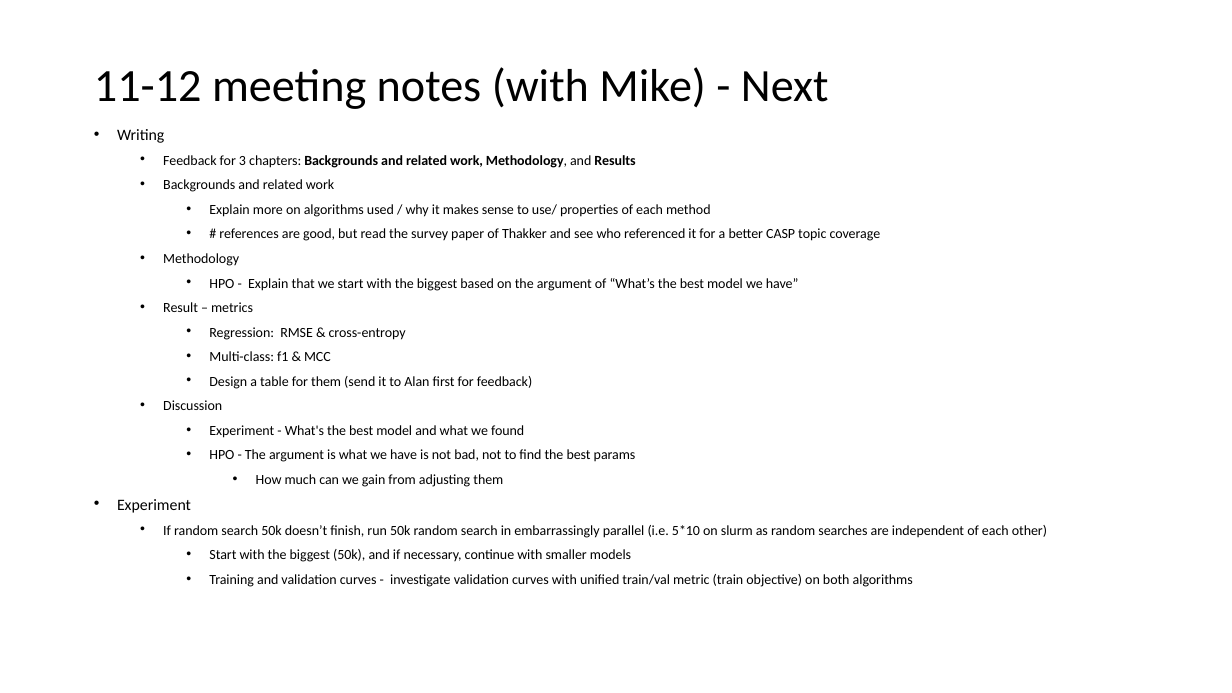
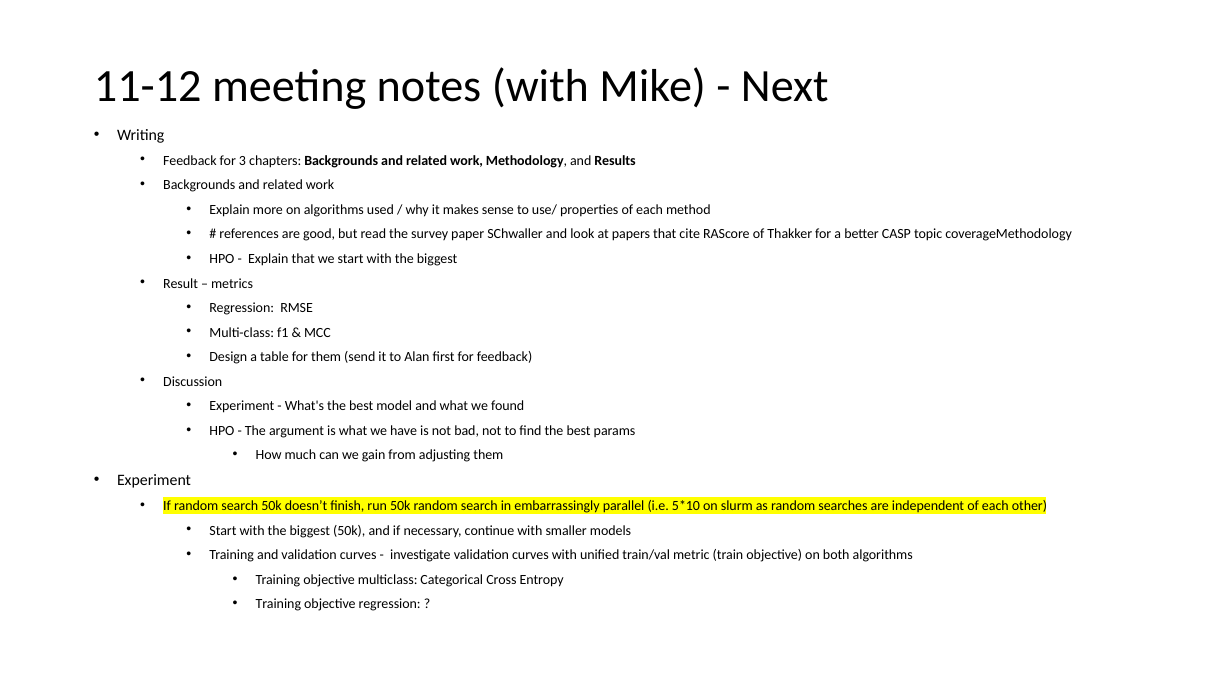
Before and after one commit to penguin9360/master_thesis, a slide deck: slide 15 of experiment/Thesis progress.pptx. Drawn at 1232x693 pixels with LibreOffice and Linux fonts; fonts in the diff are those of the drawing. Boxes give left, top, right and bottom in pixels: in the first picture for what was removed or moved away, otherwise in the second. Text is boxed around its words. In the diff, an @@ line names an element or a change of style, - is before the commit and + after.

```diff
--- a/experiment/Thesis progress.pptx
+++ b/experiment/Thesis progress.pptx
@@ text at (x1=209, y1=228, x2=1072, y2=266): text changed @@
-        • # references are good, but read the survey paper of Thakker and see who referenced it for a better CASP topic coverage
-      • Methodology
-        • HPO - Explain that we start with the biggest based on the argument of “What’s the best model we have”
+        • # references are good, but read the survey paper SChwaller and look at papers that cite RAScore of Thakker for a better CASP topic coverageMethodology
+        • HPO - Explain that we start with the biggest
@@ text at (x1=209, y1=302, x2=313, y2=315): text changed @@
-        • Regression: RMSE & cross-entropy
+        • Regression: RMSE
@@ text at (x1=163, y1=498, x2=1047, y2=514): highlight none to #FFFF00 in "If random search 50k doesn’t finish, run ..." @@
@@ text at (x1=256, y1=574, x2=564, y2=611): paragraphs added @@
+          • Training objective multiclass: Categorical Cross Entropy
+          • Training objective regression: ?
```
Also in this commit, not shown: 8 other files.
